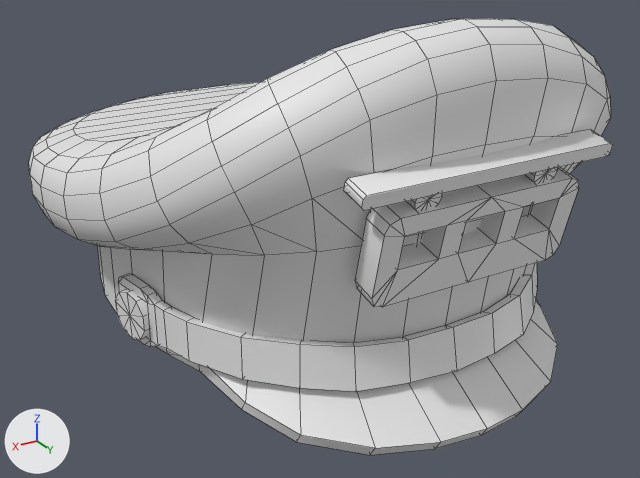
One commit to the FBX model Assets/Content/3Dmodels/Attires/2_Hats/Monorail/MachinistCap/3Dmodel_Attire_Hat_MonorailMachinistCap.fbx: the scene before it, then after it.
Rendered twice from a 50 mm lens placed at (0.181, 0.317, 0.185), pointed at (0.001, 0.017, 0.035). The lights are fixed; the arrows at lower left show +X, +Y and +Z. The first picture is the older version. Mesh edges are drawn as thin lines. Where no turn or scale is listed for an object, it has been applied to the vertices.

The scene before the commit, as lines of its bpy script (objects in view):
```python
me_attire_hat_monorailmachinistcap = bpy.data.meshes.new('Attire_Hat_MonorailMachinistCap')
me_attire_hat_monorailmachinistcap.from_pydata(...)  # 636 vertices, 720 faces; spans x -0.11..0.11, y -0.129..0.128, z 0.0..0.14
ob_attire_hat_monorailmachinistcap = bpy.data.objects.new('Attire_Hat_MonorailMachinistCap', me_attire_hat_monorailmachinistcap)
ob_attire_hat_monorailmachinistcap.location = (0.0, 0.0, 0.0)
```
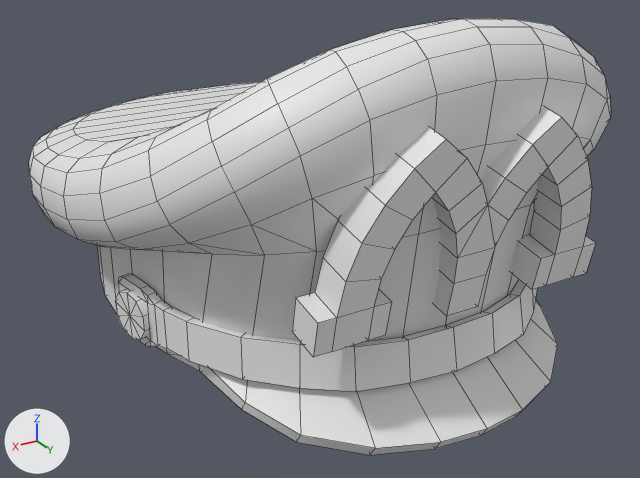
Commit message: Added Monorail Employees NPCs

Where the change shows, as pixel boxes [x1, y1, x2, y2] in the pictures (640 x 478 px; the box of a moved part takes in the faces that stretch with it):
```json
{"object": "Attire_Hat_MonorailMachinistCap", "change": "reshaped", "before": [29, 18, 613, 455], "after": [29, 18, 611, 455]}
{"part": 1, "of": "me_attire_hat_monorailmachinistcap", "change": "deleted", "before": [406, 193, 442, 211]}
{"part": 2, "of": "me_attire_hat_monorailmachinistcap", "change": "deleted", "before": [525, 167, 558, 183]}
{"part": 3, "of": "me_attire_hat_monorailmachinistcap", "change": "moved or reshaped", "before": [344, 129, 613, 307], "after": [292, 107, 596, 357]}
```

Scene script edits in JSON lines:
```json
{"block": "me_attire_hat_monorailmachinistcap", "where": "# used by ob_attire_hat_monorailmachinistcap; location = (0.0, 0.0, 0.0)"}
{"op": "remove", "block": "me_attire_hat_monorailmachinistcap", "code": "me_attire_hat_monorailmachinistcap.from_pydata(...)  # 636 vertices, 720 faces; spans x -0.11..0.11, y -0.129..0.128, z 0.0..0.14"}
{"op": "add", "block": "me_attire_hat_monorailmachinistcap", "code": "me_attire_hat_monorailmachinistcap.from_pydata(...)  # 614 vertices, 667 faces; spans x -0.11..0.11, y -0.129..0.128, z 0.0..0.14"}
{"block": "me_attire_hat_monorailmachinistcap", "change": "me_attire_hat_monorailmachinistcap part 1: the loose piece of 26 vertices spanning x 0.019..0.029, y 0.112..0.12, z 0.086..0.097 is deleted"}
{"block": "me_attire_hat_monorailmachinistcap", "change": "me_attire_hat_monorailmachinistcap part 2: the loose piece of 26 vertices spanning x -0.029..-0.019, y 0.112..0.12, z 0.086..0.097 is deleted"}
{"block": "me_attire_hat_monorailmachinistcap", "change": "me_attire_hat_monorailmachinistcap part 3"}
{"block": "me_attire_hat_monorailmachinistcap", "change": "66 vertices are removed from x -0.05..0.05, y 0.103..0.123, z 0.054..0.1"}
{"block": "me_attire_hat_monorailmachinistcap", "change": "80 faces are deleted"}
{"block": "me_attire_hat_monorailmachinistcap", "change": "41 vertices are added at x -0.059..0.059, y 0.1..0.121, z 0.059..0.114"}
{"block": "me_attire_hat_monorailmachinistcap", "change": "27 new vertices lie (0.0, 0.013, -0.003) away from vertices in x -0.059..0.059, y 0.1..0.11, z 0.059..0.106"}
{"block": "me_attire_hat_monorailmachinistcap", "change": "10 new vertices lie (0.0, -0.002, -0.014) away from vertices in x -0.059..0.059, y 0.113, z 0.056"}
{"block": "me_attire_hat_monorailmachinistcap", "change": "10 new vertices lie (0.0, -0.014, 0.003) away from vertices in x -0.059..0.059, y 0.111, z 0.042"}
{"block": "me_attire_hat_monorailmachinistcap", "change": "8 new vertices lie (0.0, 0.014, -0.003) away from vertices in x -0.047..0.047, y 0.104..0.111, z 0.079..0.114"}
{"block": "me_attire_hat_monorailmachinistcap", "change": "99 new faces join them"}
```
